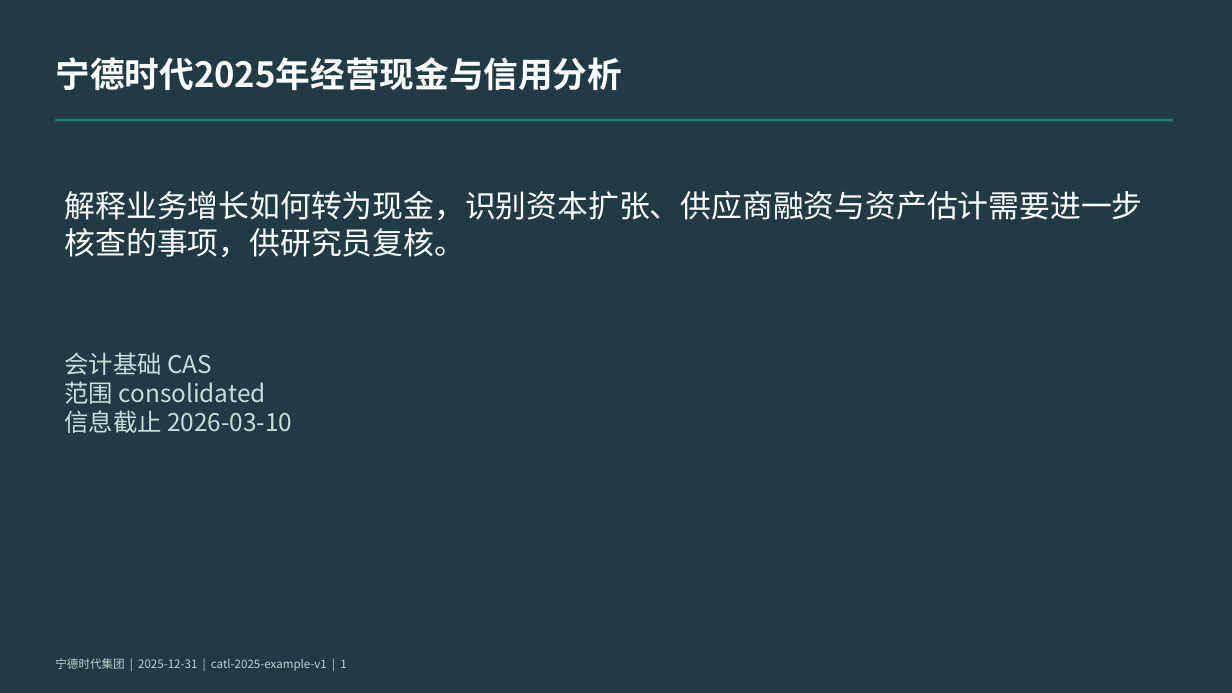
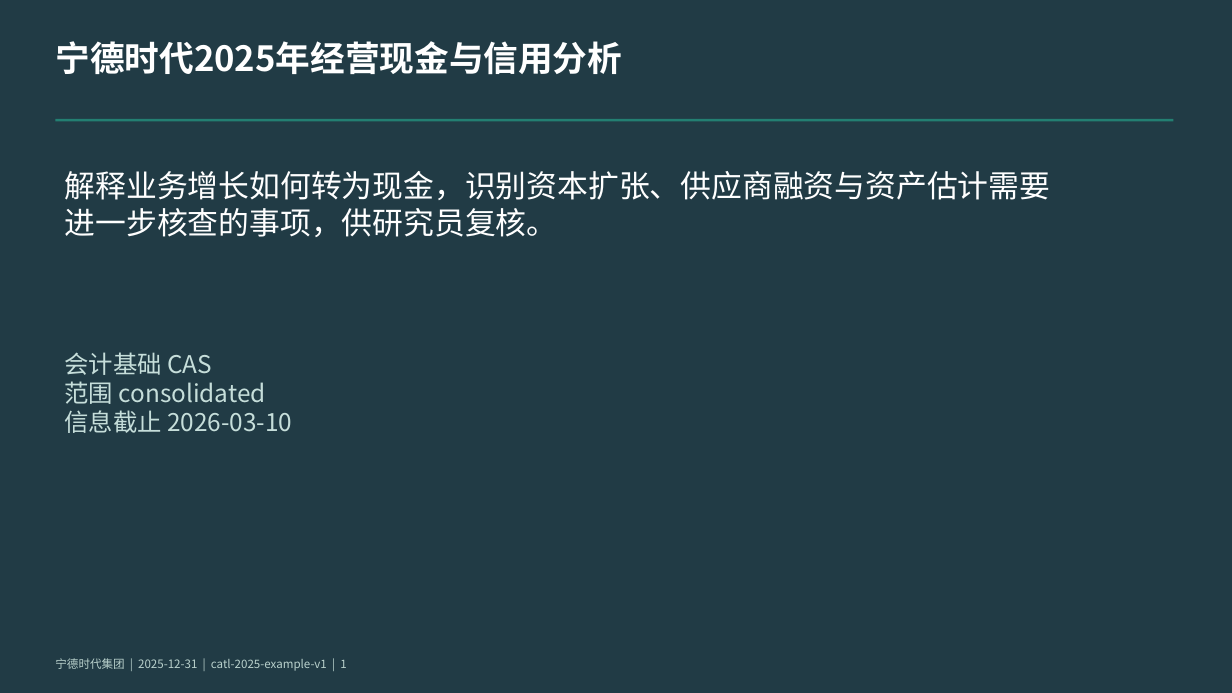
Before and after one commit to qingkongwanli0l/annual-report-analysis, a slide deck: slide 1 of examples/catl-2025/deliverables/presentation.pptx. Drawn at 1232x693 pixels with LibreOffice and Linux fonts; fonts in the diff are those of the drawing. Boxes give left, top, right and bottom in pixels: in the first picture for what was removed or moved away, otherwise in the second. Text is boxed around its words. In the diff, an @@ line names an element or a change of style, - is before the commit and + after.

```diff
--- a/examples/catl-2025/deliverables/presentation.pptx
+++ b/examples/catl-2025/deliverables/presentation.pptx
@@ text "宁德时代2025年经营现金与信用分析" at bbox=[55, 41, 622, 74]: vertical alignment middle to top @@
@@ text "解释业务增长如何转为现金，识别资本扩张、供应商融资与资产估计需要" at bbox=[65, 171, 1051, 237]: vertical alignment middle to top @@
@@ text at bbox=[65, 171, 1051, 237]: text changed @@
-解释业务增长如何转为现金，识别资本扩张、供应商融资与资产估计需要进一步核查的事项，供研究员复核。
+解释业务增长如何转为现金，识别资本扩张、供应商融资与资产估计需要
+进一步核查的事项，供研究员复核。
```
Also in this commit, not shown: 8 other slides changed, 1 slide added, 13 other files.
